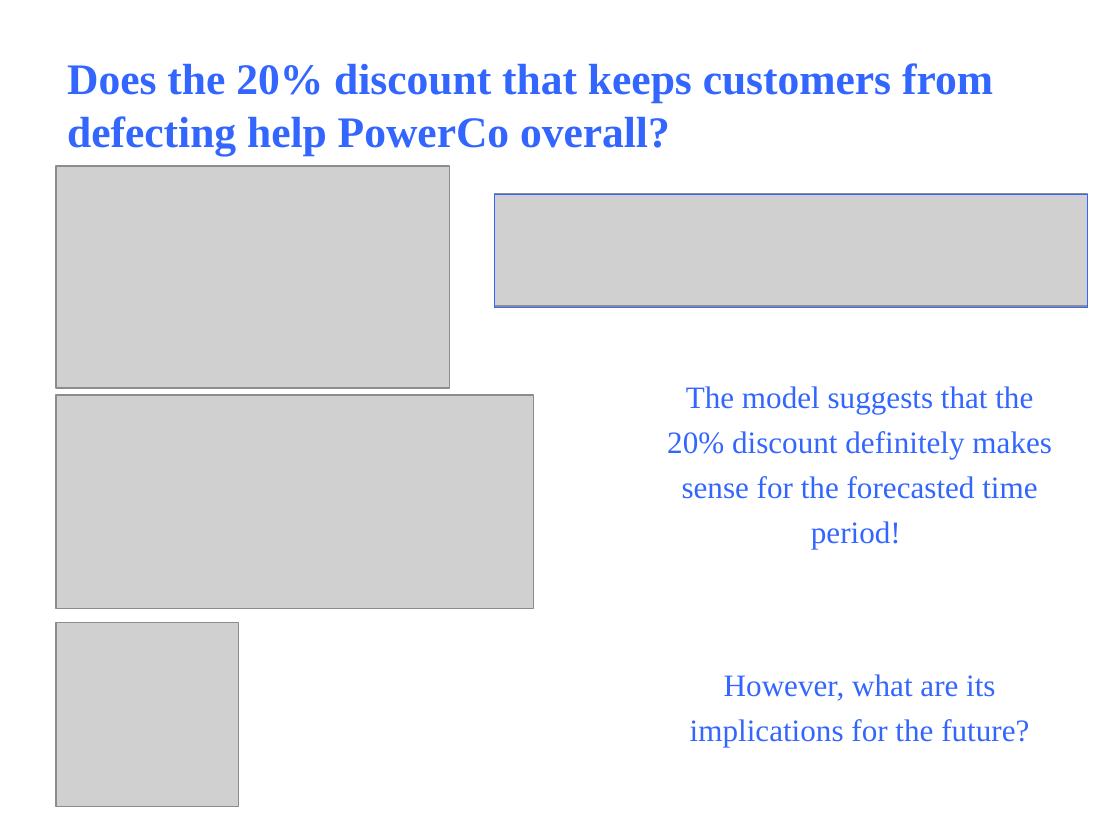
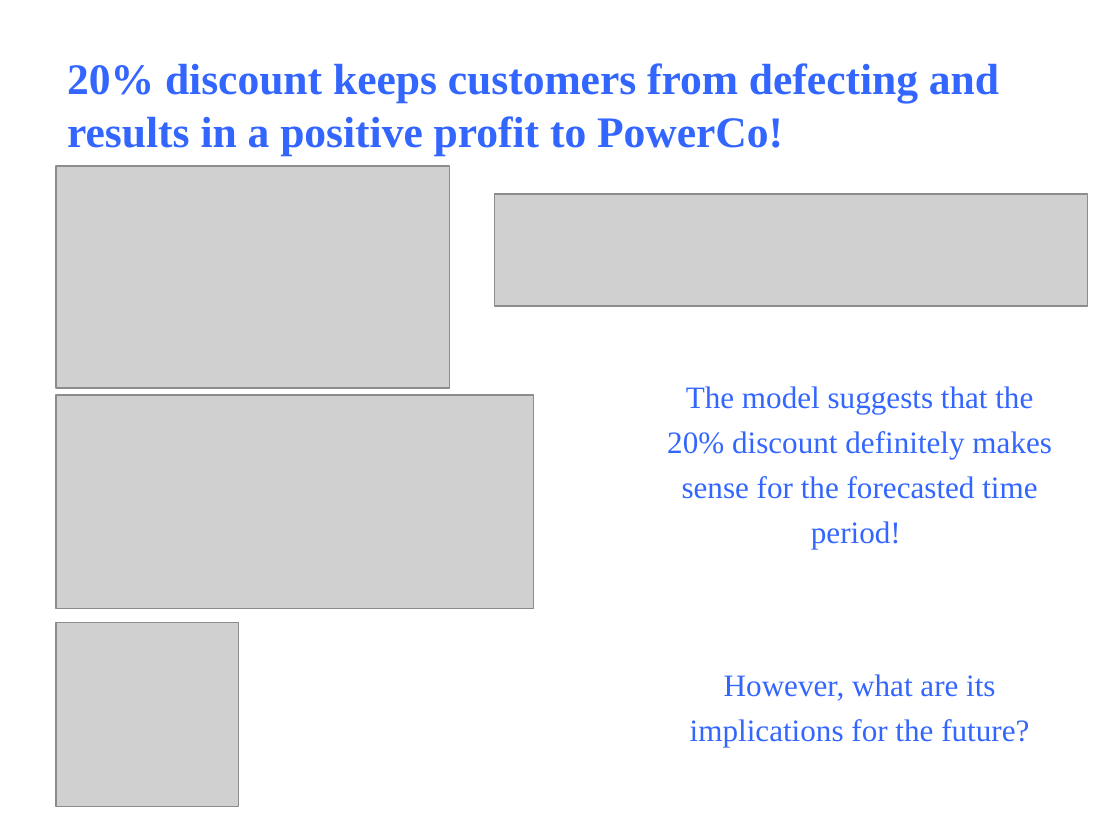
Before and after one commit to sgoenka/bcggamma, a slide deck: slide 8 of bcggamma_ppt.pptx. Drawn at 1120x840 pixels with LibreOffice and Linux fonts; fonts in the diff are those of the drawing; grey boxes stand for pictures. Boxes give left, top, right and bottom in pixels: in the first picture for what was removed or moved away, otherwise in the second. Text is boxed around its words. In the diff, an @@ line names an element or a change of style, - is before the commit and + after.

```diff
--- a/bcggamma_ppt.pptx
+++ b/bcggamma_ppt.pptx
@@ title at [67, 63, 999, 155]: text changed @@
-Does the 20% discount that keeps customers from defecting help PowerCo overall?
+20% discount keeps customers from defecting and results in a positive profit to PowerCo!
@@ rectangle removed at [494, 194, 1086, 307] @@
```
Also in this commit, not shown: 7 other slides changed, 2 other files.
